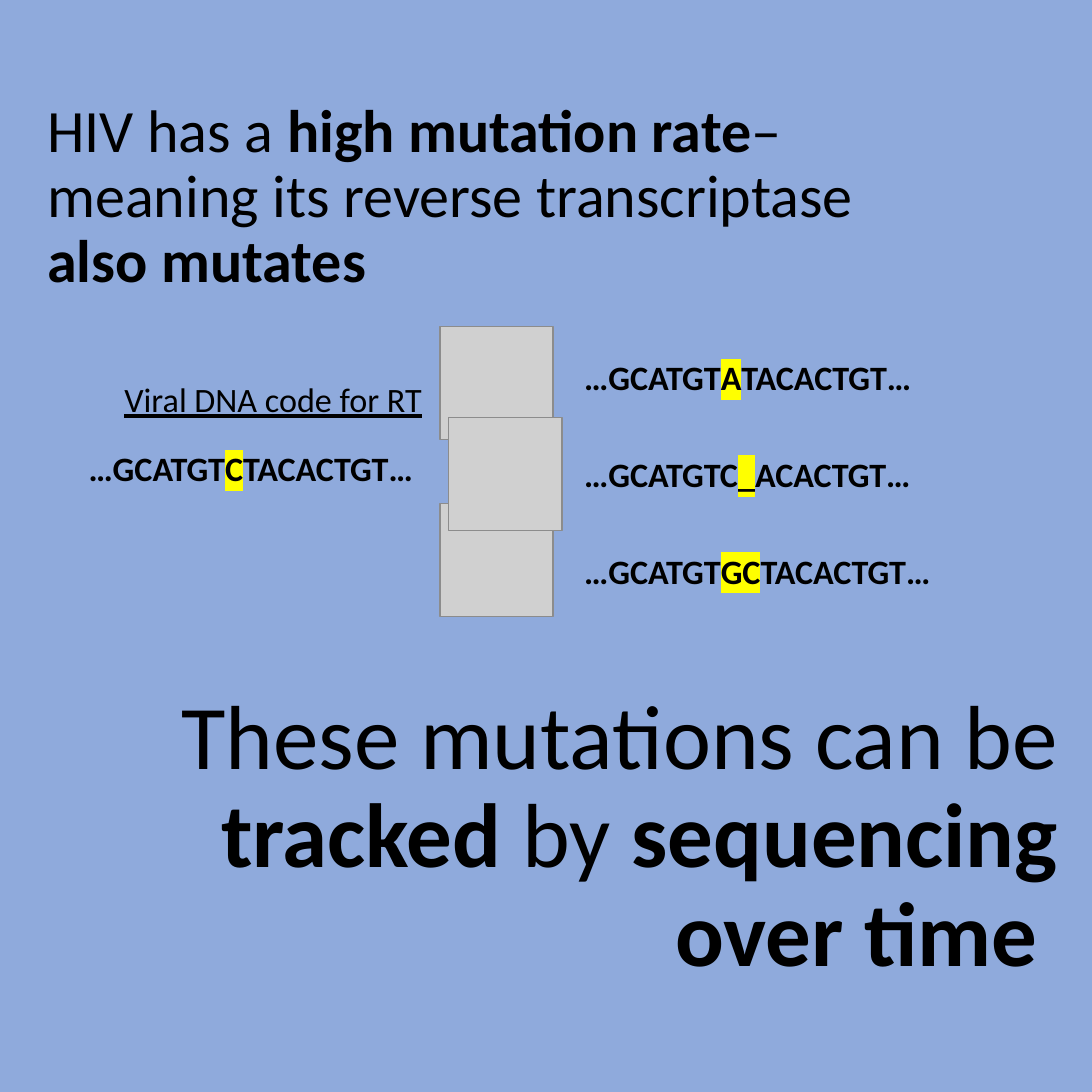
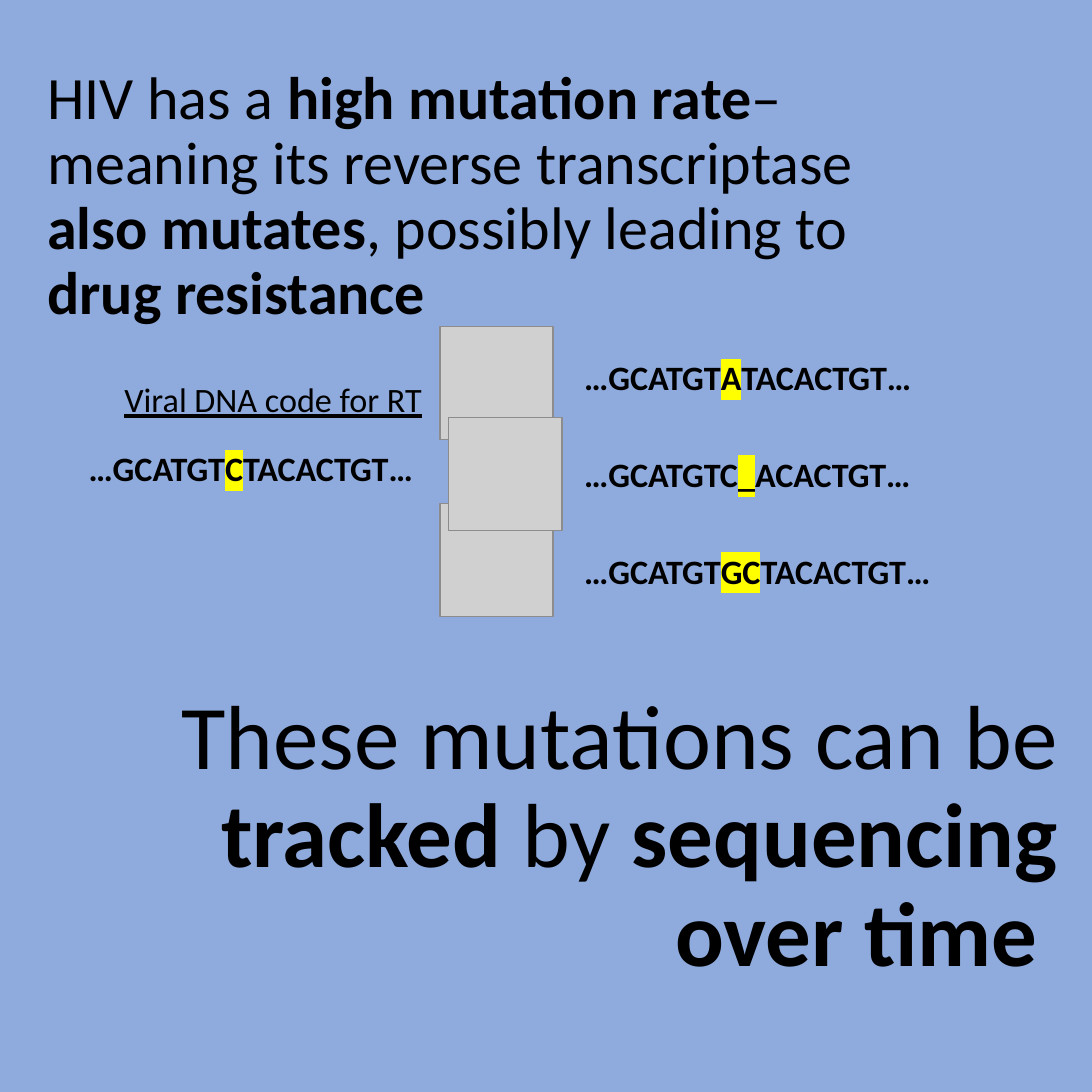
Before and after one commit to Nagdhani/Bioinformatics, a slide deck: slide 2 of digitalPoster.pptx. Drawn at 1092x1092 pixels with LibreOffice and Linux fonts; fonts in the diff are those of the drawing; grey boxes stand for pictures. Boxes give left, top, right and bottom in pixels: in the first picture for what was removed or moved away, otherwise in the second. Text is boxed around its words. In the diff, an @@ line names an element or a change of style, - is before the commit and + after.

```diff
--- a/digitalPoster.pptx
+++ b/digitalPoster.pptx
@@ title at (47,76,852,324): text changed @@
-HIV has a high mutation rate– meaning its reverse transcriptase also mutates
+HIV has a high mutation rate– meaning its reverse transcriptase also mutates, possibly leading to drug resistance
```
Also in this commit, not shown: 7 other slides changed.
